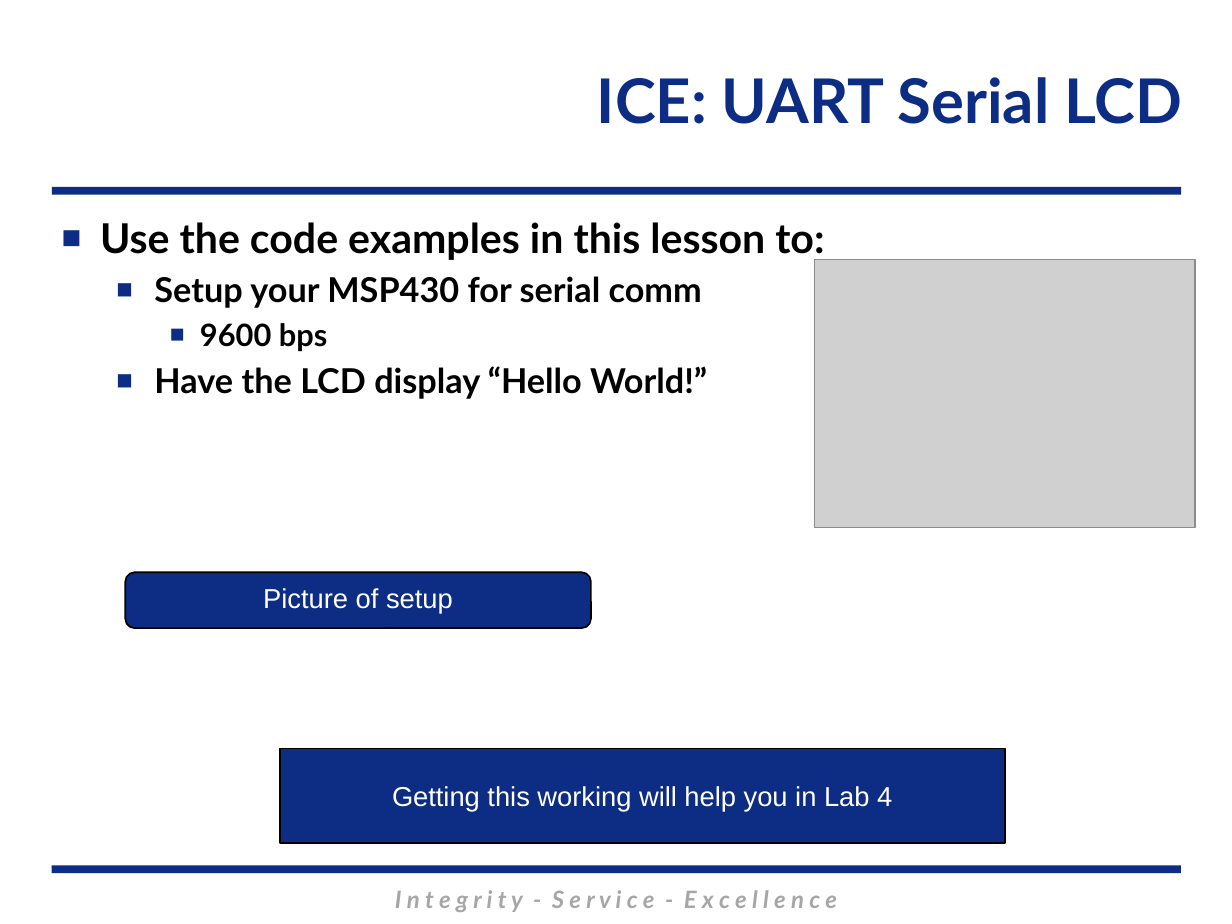
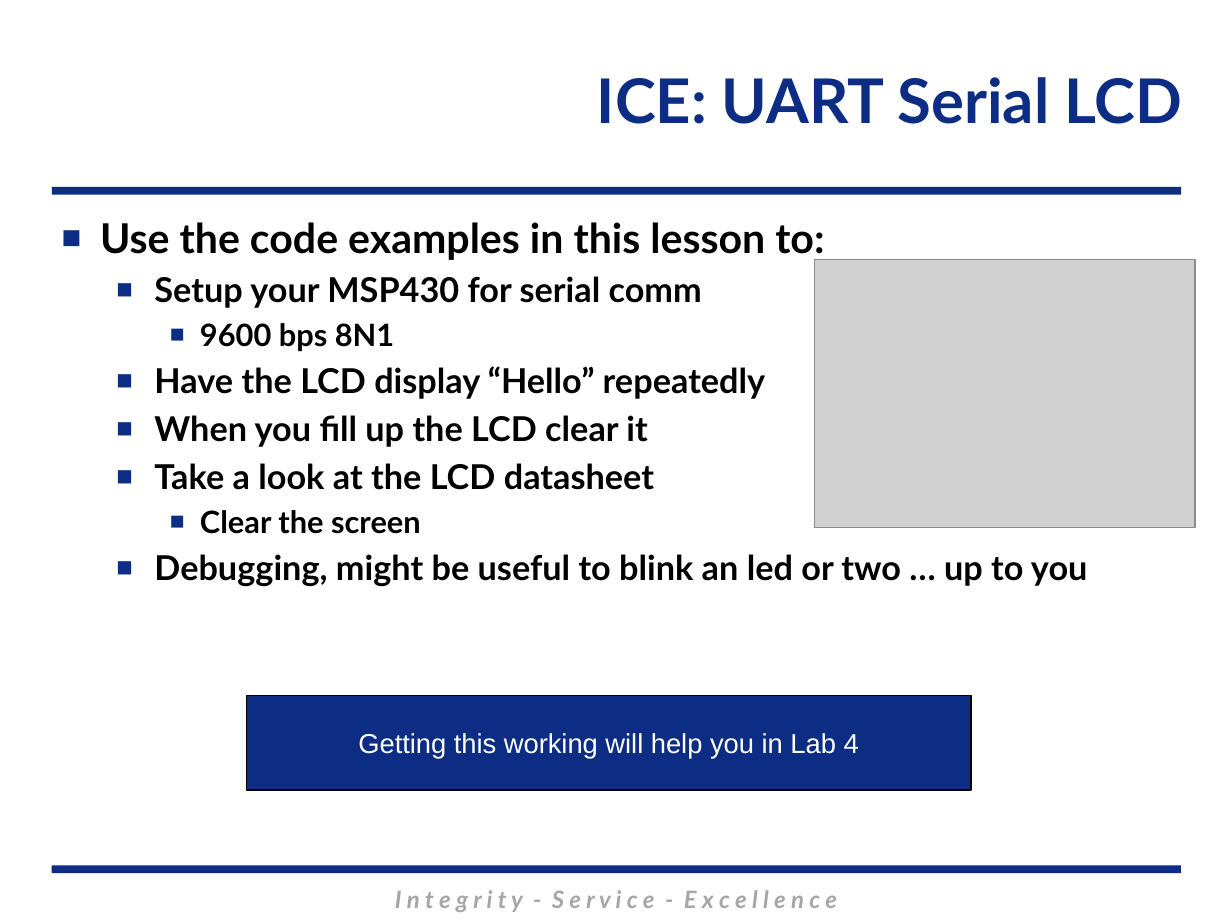
Before and after one commit to MarsUniversity/ECE382, a slide deck: slide 45 of source/lessons/lsn32-33-34/Lsn32-33-34.pptx (slide 40 before the commit). Drawn at 1232x924 pixels with LibreOffice and Linux fonts; fonts in the diff are those of the drawing; grey boxes stand for pictures; background and template pictures are left out. Boxes give left, top, right and bottom in pixels: in the first picture for what was removed or moved away, otherwise in the second. Text is boxed around its words. In the diff, an @@ line names an element or a change of style, - is before the commit and + after.

Commit message:
up

```diff
--- a/source/lessons/lsn32-33-34/Lsn32-33-34.pptx
+++ b/source/lessons/lsn32-33-34/Lsn32-33-34.pptx
@@ text at (x1=154, y1=323, x2=1088, y2=587): text changed @@
-    ■ 9600 bps
-  ■ Have the LCD display “Hello World!”
+    ■ 9600 bps 8N1
+  ■ Have the LCD display “Hello” repeatedly
+  ■ When you fill up the LCD clear it
+  ■ Take a look at the LCD datasheet
+    ■ Clear the screen
+  ■ Debugging, might be useful to blink an led or two … up to you
@@ rounded rectangle removed at (x1=126, y1=573, x2=591, y2=628) @@
-Picture of setup
@@ rectangle "Getting this working will help ..." moved from (x1=280, y1=749, x2=1004, y2=844) to (x1=246, y1=695, x2=971, y2=790) @@
```
Also in this commit, not shown: 8 other slides changed, 9 slides added, 3 slides removed.
